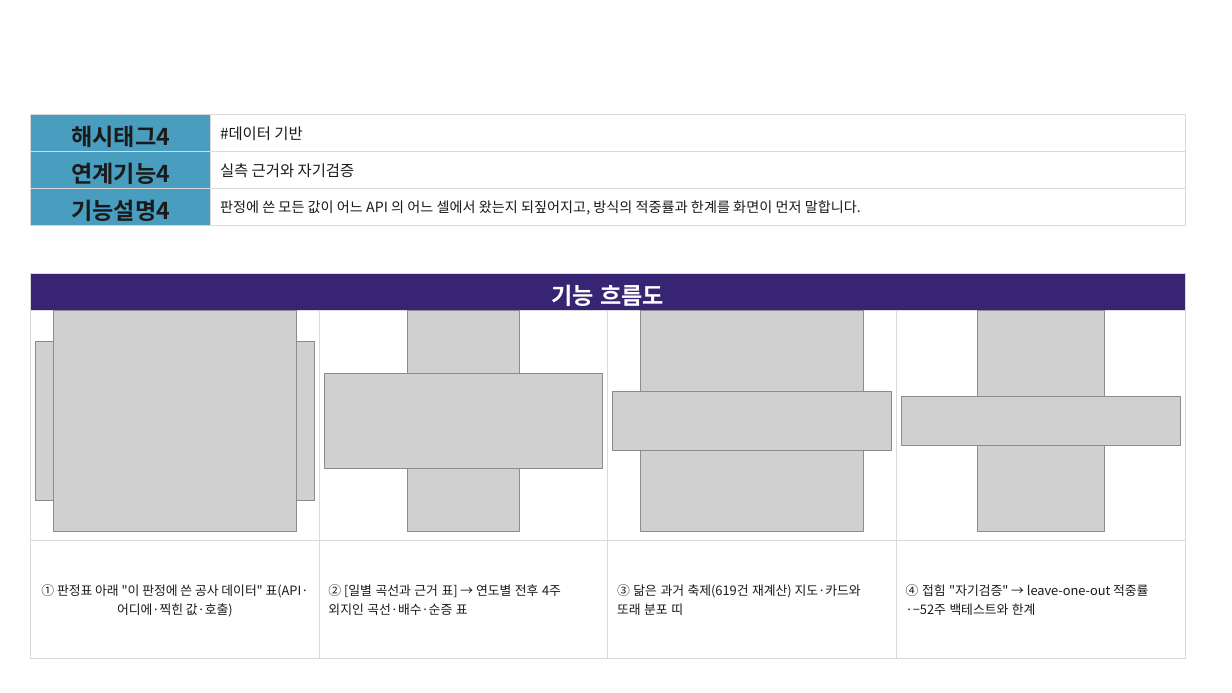
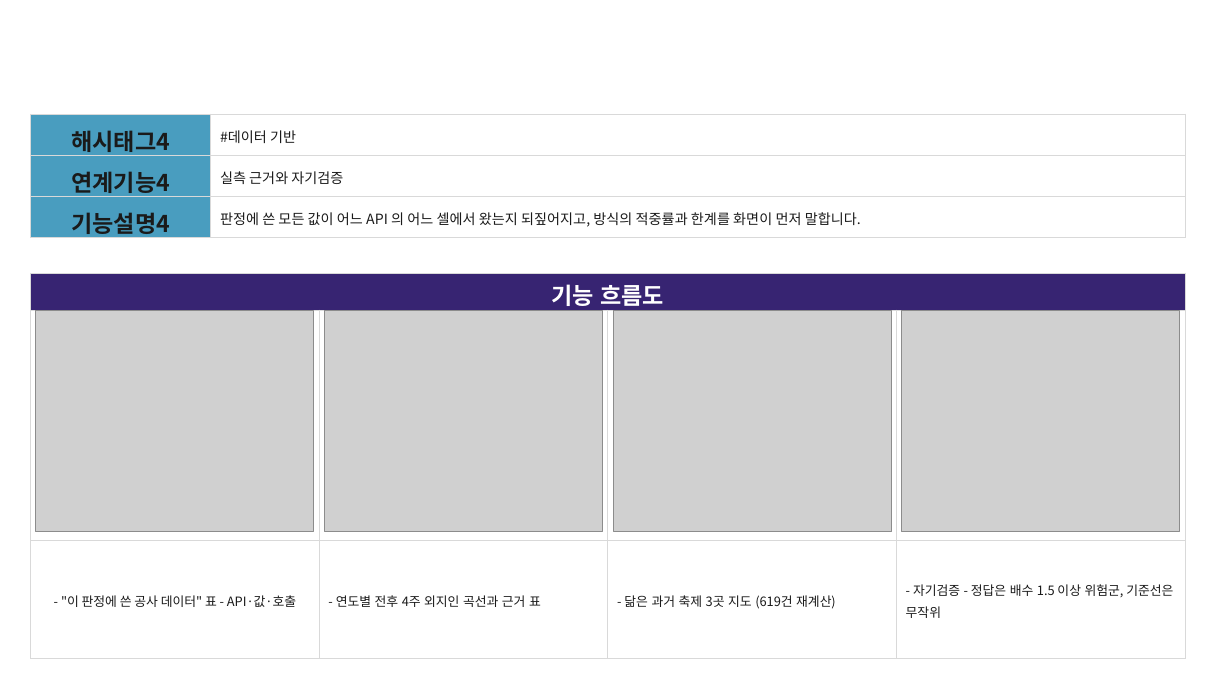
Before and after one commit to jangjunyong/oneshot-mvp, a slide deck: slide 8 of docs/제출양식/기능설명서_기획안팩트체크_작성본.pptx. Drawn at 1232x693 pixels with LibreOffice and Linux fonts; fonts in the diff are those of the drawing; grey boxes stand for pictures; background and template pictures are left out. Boxes give left, top, right and bottom in pixels: in the first picture for what was removed or moved away, otherwise in the second. Text is boxed around its words. In the diff, an @@ line names an element or a change of style, - is before the commit and + after.

```diff
--- a/docs/제출양식/기능설명서_기획안팩트체크_작성본.pptx
+++ b/docs/제출양식/기능설명서_기획안팩트체크_작성본.pptx
@@ table at (x1=30, y1=115, x2=1186, y2=253) @@
@@ size 12 to 11 pt in "#데이터 기반", "실측 근거와 자기검증" @@
@@ line spacing 1 to 1.15 @@
@@ table at (x1=30, y1=274, x2=1184, y2=662) @@
-row 3: ① 판정표 아래 "이 판정에 쓴 공사 데이터" 표(API·어디에·찍힌 값·호출) | ② [일별 곡선과 근거 표] → 연도별 전후 4주 외지인 곡선·배수·순증 표 | ③ 닮은 과거 축제(619건 재계산) 지도·카드와 또래 분포 띠 | ④ 접힘 "자기검증" → leave-one-out 적중률·−52주 백테스트와 한계
+row 3: - "이 판정에 쓴 공사 데이터" 표 - API·값·호출 | - 연도별 전후 4주 외지인 곡선과 근거 표 | - 닮은 과거 축제 3곳 지도 (619건 재계산) | - 자기검증 - 정답은 배수 1.5 이상 위험군, 기준선은 무작위
@@ picture resized from (x1=36, y1=342, x2=314, y2=501) to (x1=36, y1=311, x2=314, y2=531) @@
@@ picture removed at (x1=53, y1=311, x2=297, y2=531) @@
@@ picture resized from (x1=408, y1=311, x2=519, y2=531) to (x1=324, y1=311, x2=603, y2=531) @@
@@ picture resized from (x1=640, y1=311, x2=863, y2=531) to (x1=614, y1=311, x2=891, y2=531) @@
@@ picture resized from (x1=977, y1=311, x2=1104, y2=531) to (x1=902, y1=311, x2=1180, y2=531) @@
@@ picture removed at (x1=324, y1=373, x2=603, y2=468) @@
@@ picture removed at (x1=613, y1=392, x2=891, y2=450) @@
@@ picture removed at (x1=902, y1=396, x2=1180, y2=445) @@
```
Also in this commit, not shown: 11 other slides changed, 50 other files.
